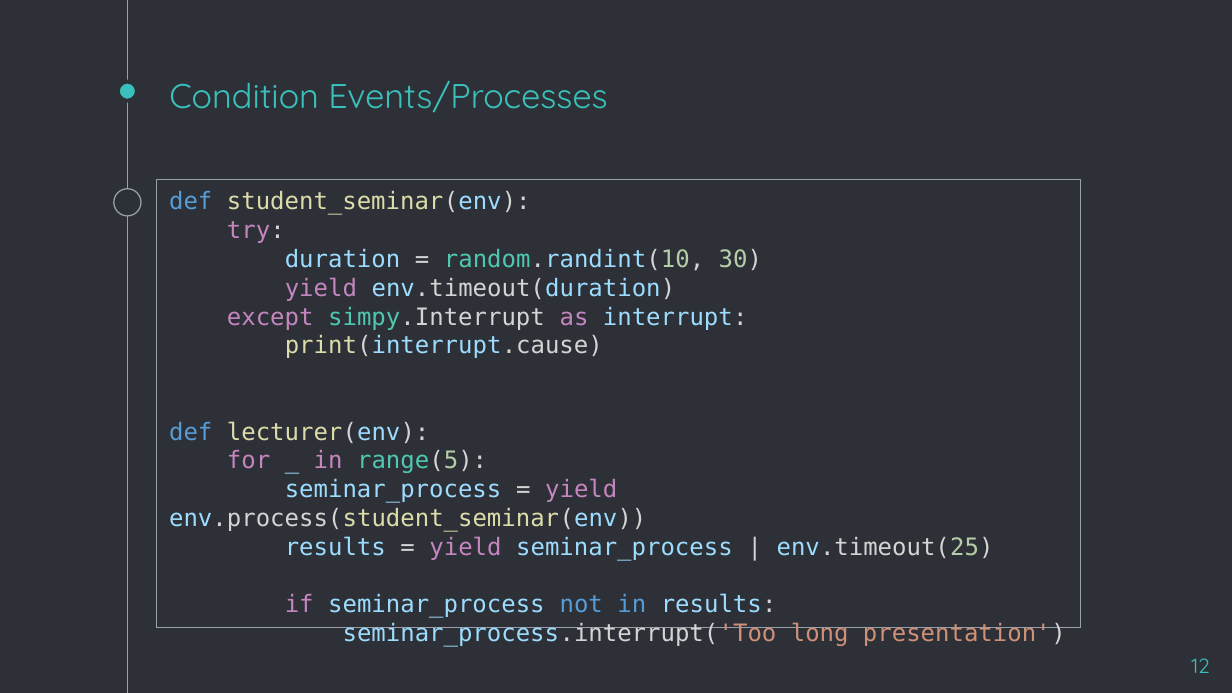
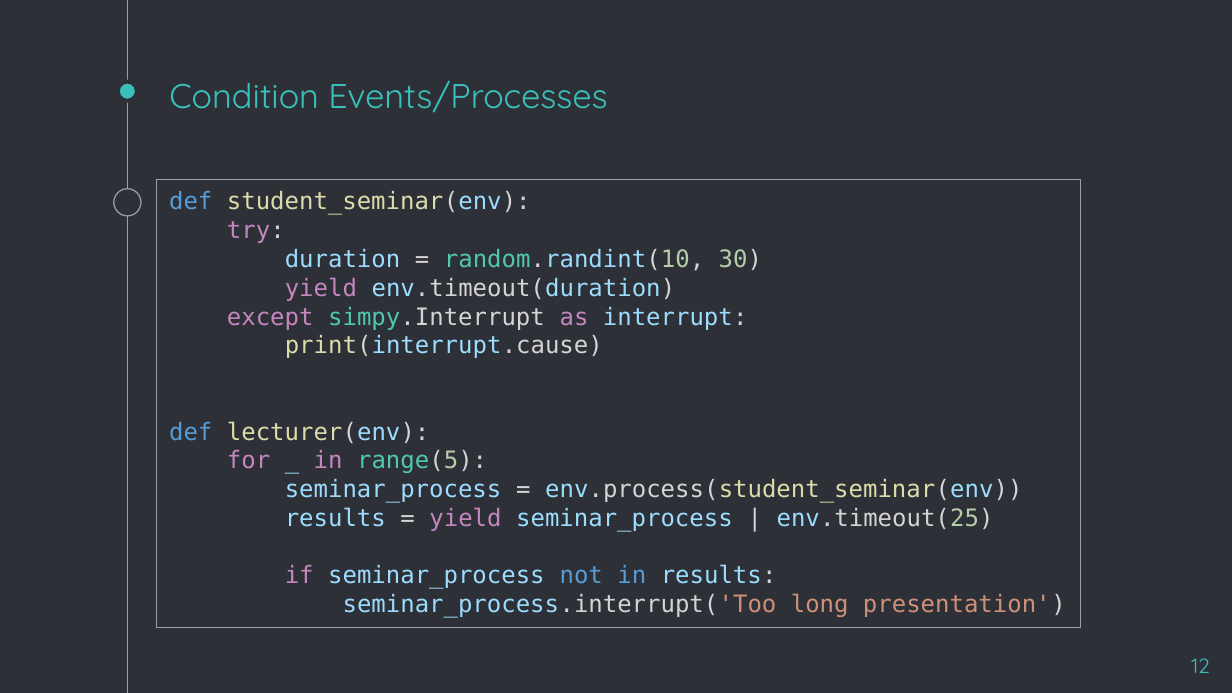
Before and after one commit to NennoMP/des-harbour-simulation, a slide deck: slide 12 of presentation.pptx. Drawn at 1232x693 pixels with LibreOffice and Linux fonts; fonts in the diff are those of the drawing. Boxes give left, top, right and bottom in pixels: in the first picture for what was removed or moved away, otherwise in the second. Text is boxed around its words. In the diff, an @@ line names an element or a change of style, - is before the commit and + after.

```diff
--- a/presentation.pptx
+++ b/presentation.pptx
@@ text in rectangle at (285,479,1022,503): text changed @@
-seminar_process = yield env.process(student_seminar(env))
+seminar_process = env.process(student_seminar(env))
```
Also in this commit, not shown: 6 other slides changed, 1 slide removed.
